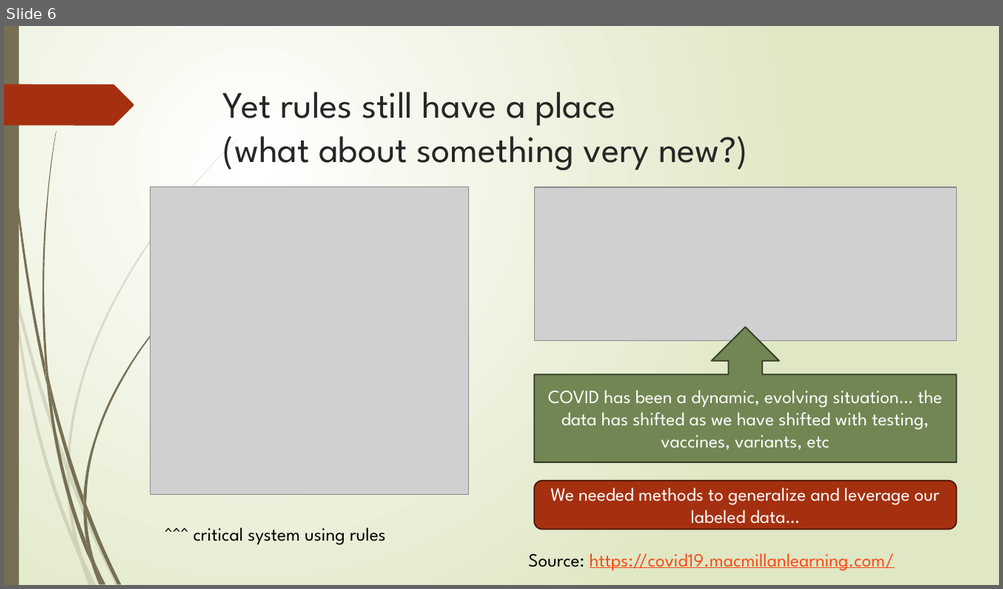
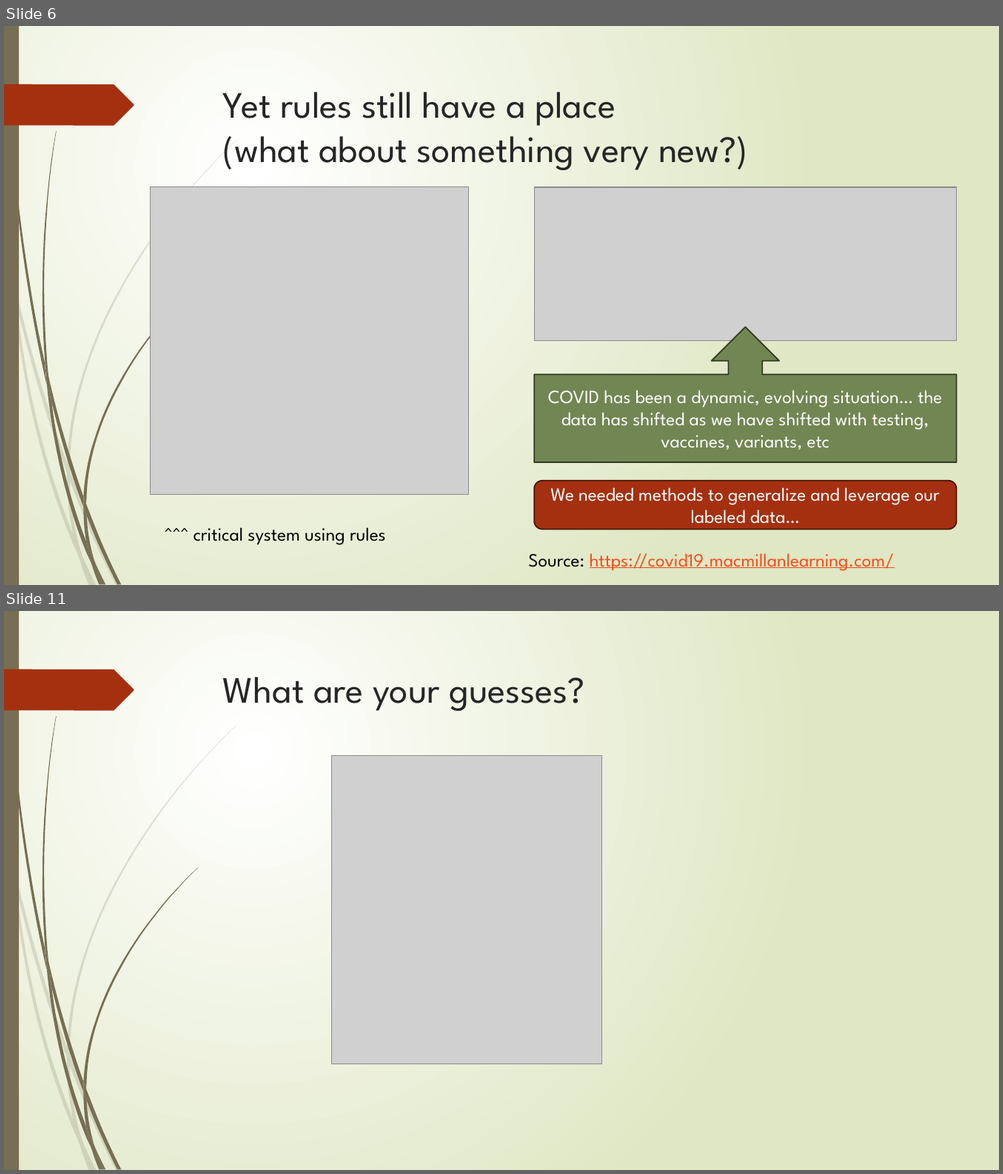
Before and after one commit to abchapman93/delphi-nlp-2024-dev, a slide deck: Slidedecks_ML/2024_Delphi_NLP_with_ML_Part_1.pptx. Shown one above the other, each under a label of ours: slide 6 before the commit, slides 6 and 11 after it; the slides between them are not shown. The pictures are 1003x589 and 1003x1174 pixels, drawn with LibreOffice and Linux fonts; fonts in the diff are those of the drawing; grey boxes stand for pictures. Boxes give left, top, right and bottom in pixels: in the first picture for what was removed or moved away, otherwise in the second. Text is boxed around its words. In the diff, an @@ line names an element or a change of style, - is before the commit and + after.

```diff
--- a/Slidedecks_ML/2024_Delphi_NLP_with_ML_Part_1.pptx
+++ b/Slidedecks_ML/2024_Delphi_NLP_with_ML_Part_1.pptx
@@ slide 11 added at (4, 611, 999, 1170), background gradient #FFFFFF to #DFE8C4; not listed: 24 template elements that a slide beside it also shows @@
@@ title added at (223, 677, 585, 711), 36 pt, text #262626 @@
+What are your guesses?
@@ picture added at (332, 756, 603, 1064) @@
```
Also in this commit, not shown: 1 slide changed, 13 other slides added.
